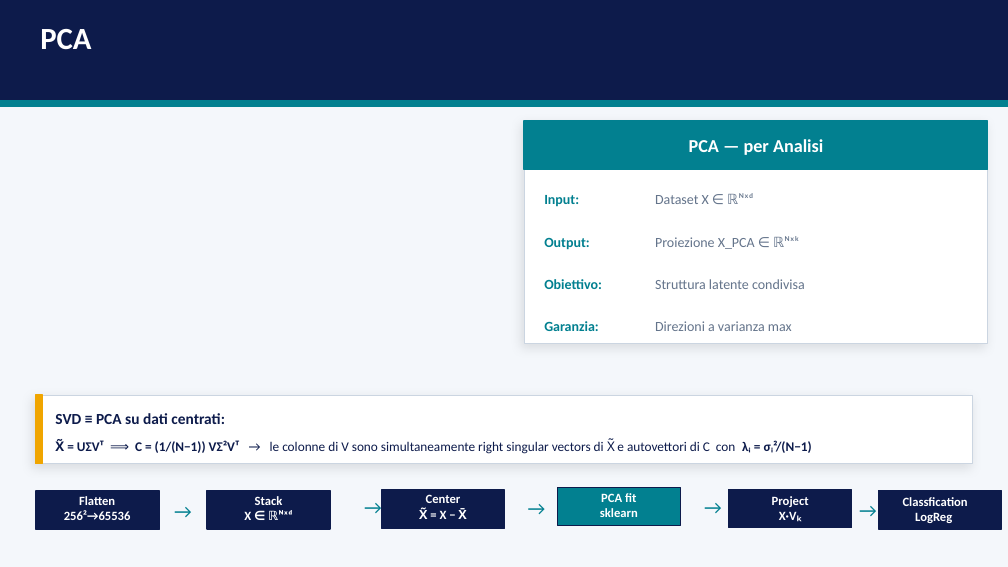
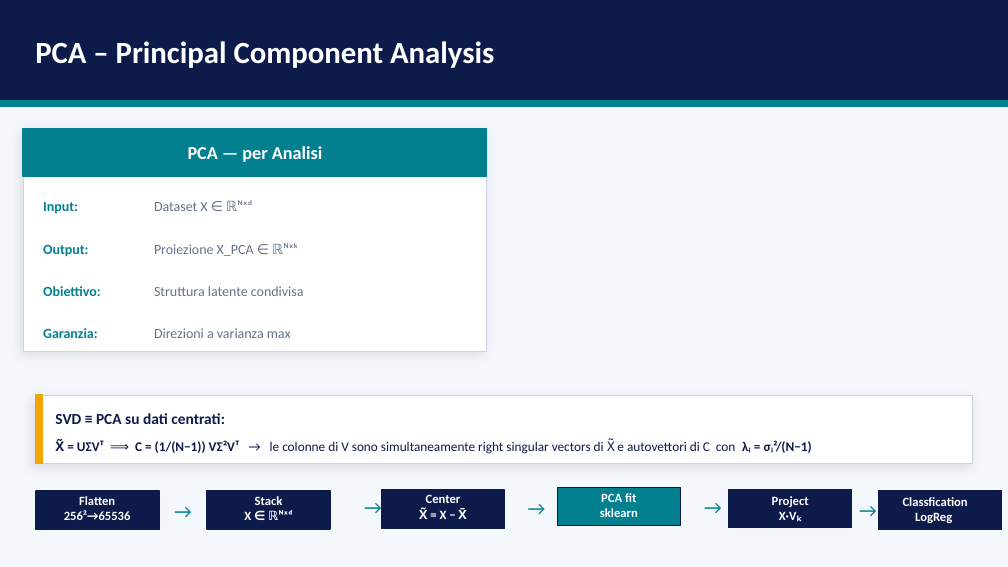
Before and after one commit to andreapatruno1/Image-Compression-and-Analysis, a slide deck: slide 10 of docs/SVD e PCA per l'analisi di immagini mediche.pptx. Drawn at 1008x567 pixels with LibreOffice and Linux fonts; fonts in the diff are those of the drawing. Boxes give left, top, right and bottom in pixels: in the first picture for what was removed or moved away, otherwise in the second. Text is boxed around its words. In the diff, an @@ line names an element or a change of style, - is before the commit and + after.

```diff
--- a/docs/SVD e PCA per l'analisi di immagini mediche.pptx
+++ b/docs/SVD e PCA per l'analisi di immagini mediche.pptx
@@ text at <box>35,41,494,68</box>: text changed @@
-PCA
+PCA – Principal Component Analysis
@@ 7 texts, 2 rectangles: place and size @@
-7 texts, 2 rectangles at <box>524,121,988,344</box>
+7 texts, 2 rectangles at <box>23,128,487,351</box>
@@ text "Garanzia:": place and size @@
-text "Garanzia:" at <box>544,321,598,331</box>
+text "Garanzia:" at <box>43,328,97,338</box>
@@ text "Direzioni a varianza max": place and size @@
-text "Direzioni a varianza max" at <box>655,321,792,331</box>
+text "Direzioni a varianza max" at <box>154,328,291,338</box>
```
Also in this commit, not shown: 9 other slides changed, 5 other files.
